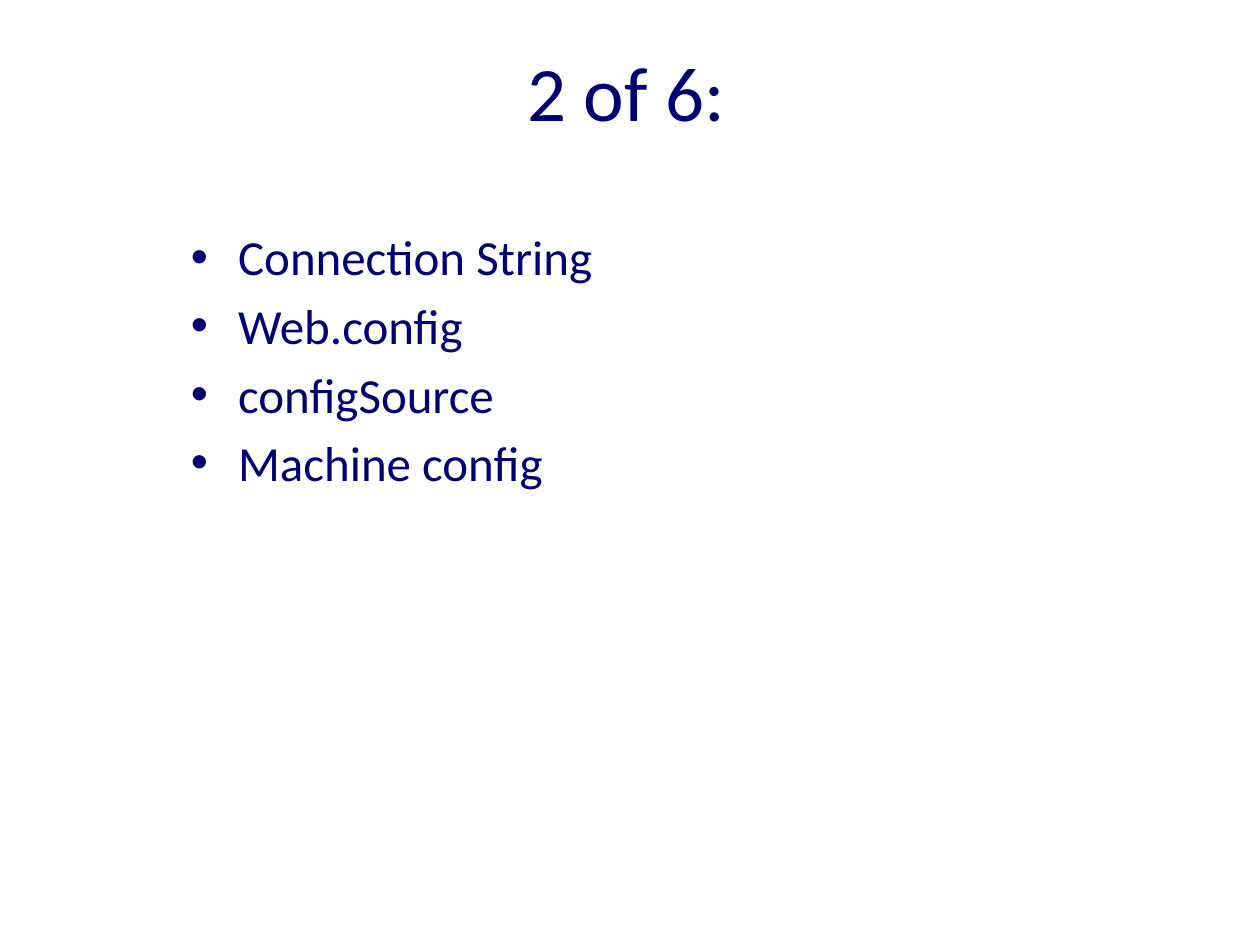
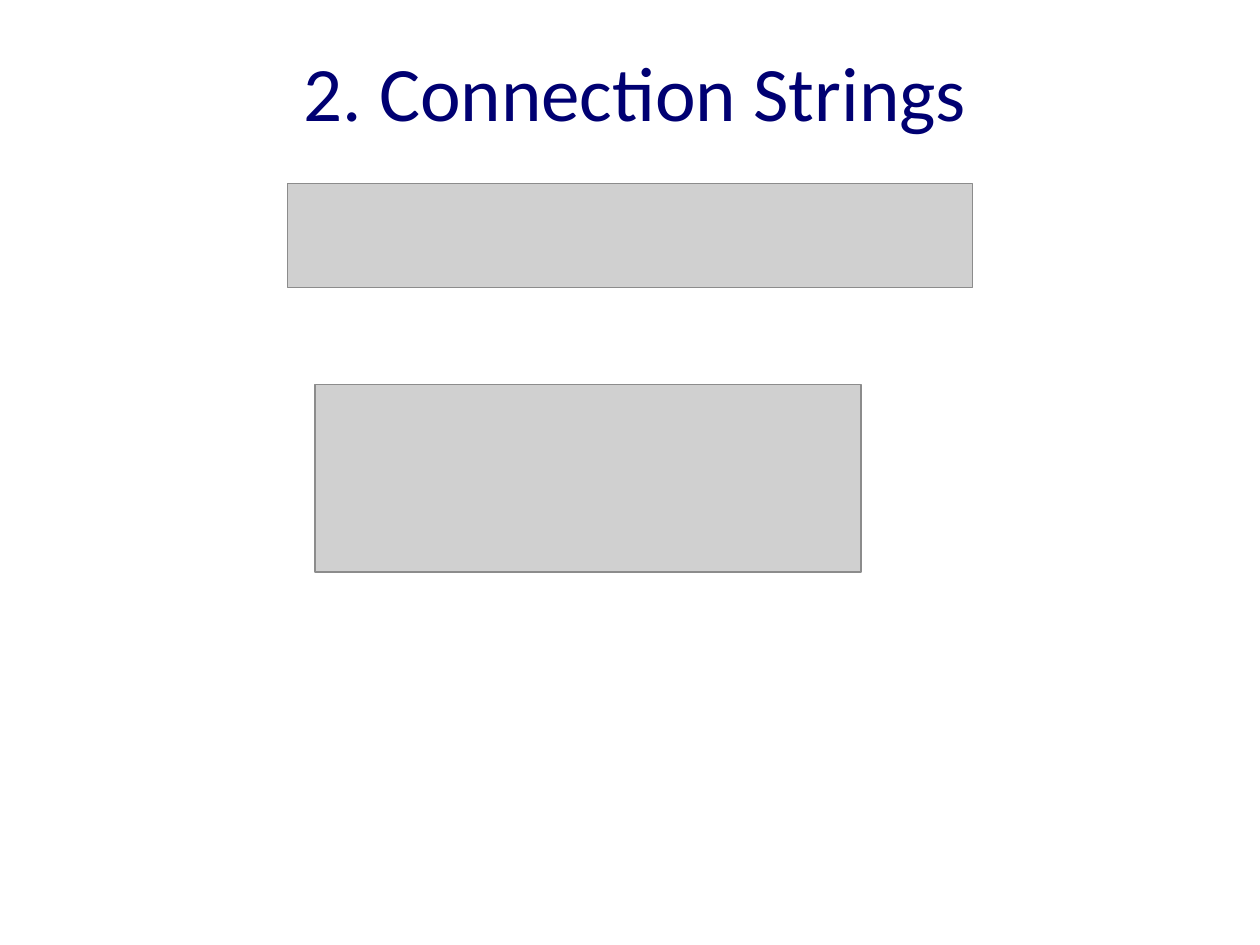
Before and after one commit to excellalabs/ExcellaLean, a slide deck: slide 9 of _presentations/CodeFirstMigrations.pptx. Drawn at 1260x945 pixels with LibreOffice and Linux fonts; fonts in the diff are those of the drawing; grey boxes stand for pictures; background and template pictures are left out. Boxes give left, top, right and bottom in pixels: in the first picture for what was removed or moved away, otherwise in the second. Text is boxed around its words. In the diff, an @@ line names an element or a change of style, - is before the commit and + after.

```diff
--- a/_presentations/CodeFirstMigrations.pptx
+++ b/_presentations/CodeFirstMigrations.pptx
@@ title at <box>303,67,966,135</box>: text changed @@
-2 of 6:
+2. Connection Strings
@@ picture added at <box>287,184,973,287</box> @@
@@ text removed at <box>238,241,592,490</box> @@
-• Connection String
-• Web.config
-• configSource
-• Machine config
@@ picture added at <box>315,384,861,572</box> @@
```
Also in this commit, not shown: 12 other slides changed, 2 slides added, 3 slides removed.
